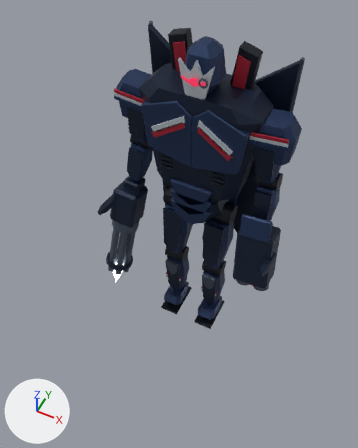
Renders of the Blender file out/combat_reference/m01/m01.blend from each side of a commit.
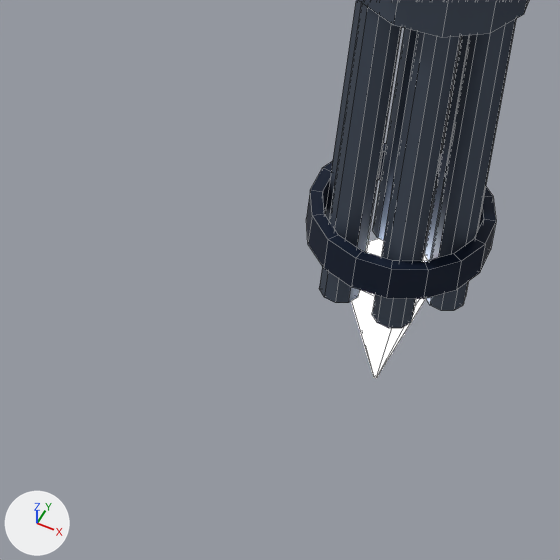
There are two pictures of each version: one whole from a 50 mm camera at (2.39, -5.61, 9.27) aimed at (0.1, -1.03, 3.55), one close up on the part from 18% to 40% of the width and 51% to 69% of the height. The axes (+X, +Y, +Z) are drawn at lower left. The lights are the same throughout. The older version's two pictures come first. Both versions are drawn at frame 13 of the action 'm01:flight_light:fx_light_flash'; the numbers are the values there. The close-ups show mesh edges as thin lines.

Objects in the first close-up: 'Right gatling open barrel', 'Right gatling open barrel.001', 'Right gatling open barrel.002', 'Right gatling open barrel.003', 'Right gatling open barrel.004', 'Right gatling open barrel.005', 'Six barrel forward clamp', 'Six barrel rotary hub', 'White hot muzzle core'.
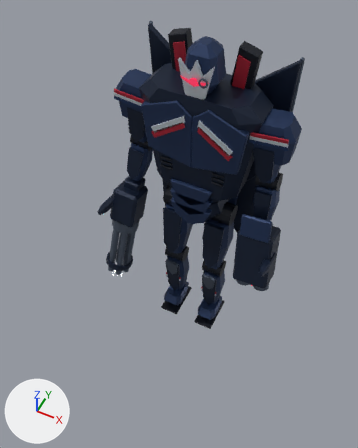
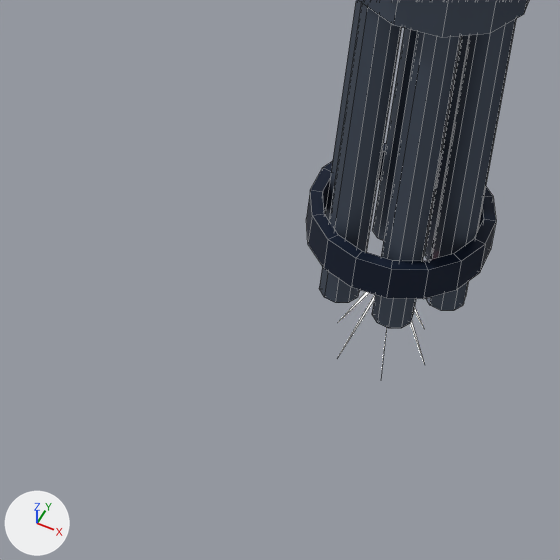
Not visible in the close-ups: 'Muzzle gas petal.004'.

ob_fx_light_flash is not drawn itself; it is the parent of ob_white_hot_muzzle_core.

What differs and where, as boxes [x1, y1, x2, y2] in the close-ups (560 x 560 px):
'White hot muzzle core', deleted: before [351, 239, 428, 378]
'Muzzle gas petal.005', added: after [339, 295, 375, 355]
'Muzzle gas petal', added: after [342, 292, 369, 318]
'Muzzle gas petal.003', added: after [410, 320, 423, 359]
'Muzzle gas petal.002', added: after [414, 307, 423, 326]

Patch to the scene script:
```diff
--- a/out/combat_reference/m01/m01.blend.py
+++ b/out/combat_reference/m01/m01.blend.py
@@ me_muzzle_gas_petal_005 @@
+me_muzzle_gas_petal_005.from_pydata([(0.0, 0.0, 0.0), (0.042, -0.111, -0.072), (0.139, -0.557, -0.241)], [], [(0, 2, 1)])
+me_muzzle_gas_petal_005.materials.append(mat_fx_core)  # white #ffffff, glowing white #ffffff
@@ me_muzzle_gas_petal_004 @@
+me_muzzle_gas_petal_004.from_pydata([(0.0, 0.0, 0.0), (-0.042, -0.111, -0.072), (-0.139, -0.557, -0.241)], [], [(0, 1, 2)])
+me_muzzle_gas_petal_004.materials.append(mat_fx_core)  # white #ffffff, glowing white #ffffff
@@ me_muzzle_gas_petal_003 @@
+me_muzzle_gas_petal_003.from_pydata([(0.0, 0.0, 0.0), (-0.083, -0.111, 0.0), (-0.278, -0.557, 0.0)], [], [(0, 1, 2)])
+me_muzzle_gas_petal_003.materials.append(mat_fx_core)  # white #ffffff, glowing white #ffffff
@@ me_muzzle_gas_petal_002 @@
+me_muzzle_gas_petal_002.from_pydata([(0.0, 0.0, 0.0), (-0.042, -0.111, 0.072), (-0.139, -0.557, 0.241)], [], [(0, 2, 1)])
+me_muzzle_gas_petal_002.materials.append(mat_fx_core)  # white #ffffff, glowing white #ffffff
@@ me_muzzle_gas_petal @@
+me_muzzle_gas_petal.from_pydata([(0.0, 0.0, 0.0), (0.083, -0.111, 0.0), (0.278, -0.557, 0.0)], [], [(0, 1, 2)])
+me_muzzle_gas_petal.materials.append(mat_fx_core)  # white #ffffff, glowing white #ffffff
@@ ob_fx_light_flash @@
 ob_fx_light_flash.location = (0.0, 0.0, 0.0)
-ob_fx_light_flash.scale = (0.762, 0.762, 0.762)
+ob_fx_light_flash.rotation_euler = (0.0, -3.142, 0.0)  # degrees (0, -180, 0)
+ob_fx_light_flash.scale = (0.52, 0.52, 0.52)
@@ ob_white_hot_muzzle_core @@
-ob_white_hot_muzzle_core = bpy.data.objects.new('White hot muzzle core', me_white_hot_muzzle_core)
-ob_white_hot_muzzle_core.parent = ob_fx_light_flash
-ob_white_hot_muzzle_core.location = (0.0, 0.0, 0.0)
@@ ob_muzzle_gas_petal_005 @@
+ob_muzzle_gas_petal_005 = bpy.data.objects.new('Muzzle gas petal.005', me_muzzle_gas_petal_005)
+ob_muzzle_gas_petal_005.parent = ob_fx_light_flash
+ob_muzzle_gas_petal_005.location = (0.0, 0.0, 0.0)
@@ ob_muzzle_gas_petal_004 @@
+ob_muzzle_gas_petal_004 = bpy.data.objects.new('Muzzle gas petal.004', me_muzzle_gas_petal_004)
+ob_muzzle_gas_petal_004.parent = ob_fx_light_flash
+ob_muzzle_gas_petal_004.location = (0.0, 0.0, 0.0)
@@ ob_muzzle_gas_petal_003 @@
+ob_muzzle_gas_petal_003 = bpy.data.objects.new('Muzzle gas petal.003', me_muzzle_gas_petal_003)
+ob_muzzle_gas_petal_003.parent = ob_fx_light_flash
+ob_muzzle_gas_petal_003.location = (0.0, 0.0, 0.0)
@@ ob_muzzle_gas_petal_002 @@
+ob_muzzle_gas_petal_002 = bpy.data.objects.new('Muzzle gas petal.002', me_muzzle_gas_petal_002)
+ob_muzzle_gas_petal_002.parent = ob_fx_light_flash
+ob_muzzle_gas_petal_002.location = (0.0, 0.0, 0.0)
@@ ob_muzzle_gas_petal @@
+ob_muzzle_gas_petal = bpy.data.objects.new('Muzzle gas petal', me_muzzle_gas_petal)
+ob_muzzle_gas_petal.parent = ob_fx_light_flash
+ob_muzzle_gas_petal.location = (0.0, 0.0, 0.0)
```
